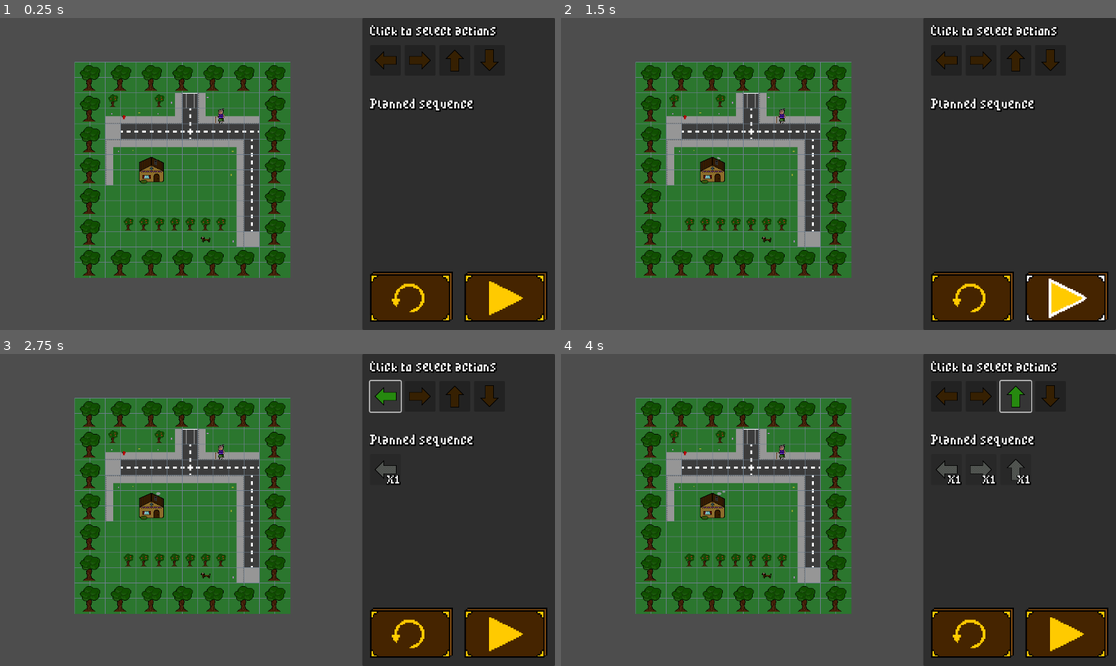
Above: before the commit, frames 1-4 (two rows, left to right).
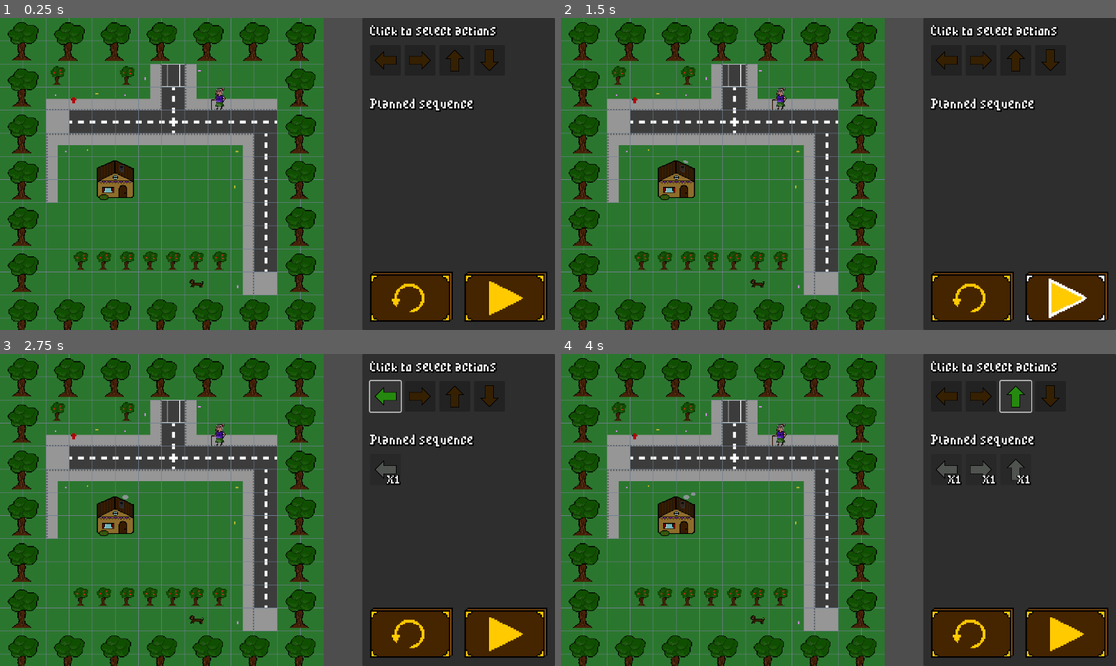
Above: after the commit, the same moments.

Repository: chrismeunier/EpicGameJam11
Game: Godot game, scene res://MainScene.tscn
Same seed, same stepped clock (60 frames per second), same inputs: the game is played once before the commit and once after it. Sound files missing from this copy of the repository are replaced by a short silence.
Inputs:
- Up to frame 1 (0.25 s): no input
- Up to frame 2 (1.5 s): click "Play !" at 0.5 s; click "Play !" at 1.25 s
- Up to frame 3 (2.75 s): click "0" at 2 s
- Up to frame 4 (4 s): click "1" at 2.75 s; click "2" at 3.5 s

The runs differ from the first frame. In frame 1, 46% of the frame differs, in the area x 0-59%, y 0-100%; in frame 2, 46%; in frame 3, 46%; in frame 4, 46%.

Commit message:
testing canvas item for game levels

Diff:
--- a/MainScene.tscn
+++ b/MainScene.tscn
@@ -2,13 +2,17 @@
 
 [ext_resource type="Script" uid="uid://bixxbjdmjyixk" path="res://main_scene.gd" id="1_x4av3"]
 [ext_resource type="PackedScene" uid="uid://udway7ncy7id" path="res://interface/controls.tscn" id="2_rpqi1"]
-[ext_resource type="PackedScene" uid="uid://bjmwquwheatr2" path="res://CenteredLevels/centered_lvl_1.tscn" id="3_rpqi1"]
+[ext_resource type="PackedScene" uid="uid://r7mveck8cnw2" path="res://Levels/Lvl1.tscn" id="3_rpqi1"]
 
 [node name="MainScene" type="Node2D"]
 script = ExtResource("1_x4av3")
 
+[node name="Game" type="CanvasLayer" parent="."]
+unique_name_in_owner = true
+scale = Vector2(1.5, 1.5)
+transform = Transform2D(1.5, 0, 0, 1.5, 0, 0)
+
+[node name="Lvl1" parent="Game" instance=ExtResource("3_rpqi1")]
+
 [node name="Controls" parent="." instance=ExtResource("2_rpqi1")]
 unique_name_in_owner = true
-
-[node name="MarkerLvl1" parent="." instance=ExtResource("3_rpqi1")]
-position = Vector2(375, 325)
--- a/interface/controls.tscn
+++ b/interface/controls.tscn
@@ -148,9 +148,10 @@
 [node name="Spacer" type="Control" parent="PanelContainer/MainMarginContainer/MainVerticalLayout"]
 layout_mode = 2
 
-[node name="CommandSequence" parent="PanelContainer/MainMarginContainer/MainVerticalLayout" instance=ExtResource("3_lodp2")]
-unique_name_in_owner = true
-layout_mode = 2
+[node name="CommandSequence" parent="PanelContainer/MainMarginContainer/MainVerticalLayout" node_paths=PackedStringArray("control_state_chart") instance=ExtResource("3_lodp2")]
+unique_name_in_owner = true
+layout_mode = 2
+control_state_chart = NodePath("../../../../StateChart")
 
 [node name="Spacer2" type="Control" parent="PanelContainer/MainMarginContainer/MainVerticalLayout"]
 layout_mode = 2
--- a/main_scene.gd
+++ b/main_scene.gd
@@ -1,26 +1,20 @@
 extends Node2D
 
-@onready var current_scene = $MarkerLvl1
-@onready var controls: ControlPanel = %Controls
-
-const CENTERED_LVL_1 = preload("res://CenteredLevels/centered_lvl_1.tscn")
-const CENTERED_LVL_2 = preload("res://CenteredLevels/centered_lvl_2.tscn")
-const CENTERED_LVL_3 = preload("res://CenteredLevels/centered_lvl_3.tscn")
-const CENTERED_LVL_4 = preload("res://CenteredLevels/centered_lvl_4.tscn")
-const CENTERED_LVL_5 = preload("res://CenteredLevels/centered_lvl_5.tscn")
-const CENTERED_LVL_6 = preload("res://CenteredLevels/centered_lvl_6.tscn")
-const CENTERED_LVL_7 = preload("res://CenteredLevels/centered_lvl_7.tscn")
 
 var levels_list = [\
-	CENTERED_LVL_1,\
-	CENTERED_LVL_2,\
-	CENTERED_LVL_3,\
-	CENTERED_LVL_4,\
-	CENTERED_LVL_5,\
-	CENTERED_LVL_6,\
-	CENTERED_LVL_7]
+	preload("res://Levels/Lvl1.tscn"),\
+	preload("res://Levels/Lvl2.tscn"),\
+	preload("res://Levels/Lvl3.tscn"),\
+	preload("res://Levels/level_forest.tscn"),\
+	preload("res://Levels/LvlPelouse.tscn"),\
+	preload("res://Levels/LvlParking.tscn"),\
+	preload("res://Levels/LvlAutoroute.tscn")]
 
 var current_scene_index = 0
+
+@onready var current_scene = $Game/Lvl1
+@onready var controls: ControlPanel = %Controls
+@onready var game: CanvasLayer = %Game
 
 func _ready() -> void:
 	Events.next_level.connect(on_next_level)
@@ -36,10 +30,6 @@
 	current_scene.free()
 	current_scene = scene.instantiate()
 	# Add it to the active scene, as child of root.
-	#get_tree().root.add_child(current_scene)
-	add_child(current_scene)
-	match current_scene_index:
-		2:
-			current_scene.position = Vector2(382.0, 314.0)
+	game.add_child(current_scene)
 	# Optionally, to make it compatible with the SceneTree.change_scene_to_file() API.
 	#get_tree().current_scene = current_scene
Not shown: 1 places in Levels/Lvl3.tscn that only renumber resources
Not shown: 1 places in Levels/LvlAutoroute.tscn that only renumber resources
Not shown: 1 places in Levels/level_forest.tscn that only renumber resources
